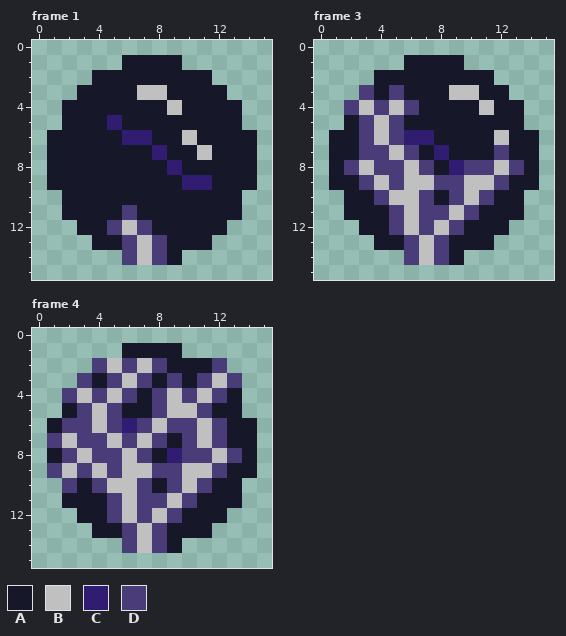
A pixel-art file gets an edit: Sprites/Weapons_Spells/Lightning.aseprite. The first picture shows the starting point.
16x16 pixels, 5 frames. Shown: frame 1, frame 3, frame 4. The commit also changed other frames, which this record leaves out.
Palette (. is transparent): A #161729  B #c0c0c0  C #301c71  D #4a3c79
Pixels before, frame 1, first column x 1:
 1 .....AAAA.....
 2 ...AAAAAAAA...
 3 ..AAAABBAAAA..
 4 .AAAAAAABAAAA.
 5 .AAACAAAAAAAA.
 6 AAAAACCAABAAAA
 7 AAAAAAACAABAAA
 8 AAAAAAAACAAAAA
 9 AAAAAAAAACCAAA
10 .AAAAAAAAAAAA.
11 .AAAADAAAAAAA.
12 ..AADBDAAAAA..
13 ...AADBDAAA...
14 .....DBDA.....
Pixels before, frame 3, first column x 1:
 1 .....AAAA.....
 2 ...AAAAAAAA...
 3 ..DADAAABBAA..
 4 .DBDBDAAAABAA.
 5 .ADBDAAAAAAAA.
 6 AADBDCCAAAABAA
 7 AADDBDACAAADAA
 8 ADBDDBDACDDBDA
 9 AADBDBBDDBBDAA
10 .AADBBDADBDAA.
11 .AAADBDDBDAAA.
12 ..AADBDBDAAA..
13 ...AADBDAAA...
14 .....DBDA.....
Pixels before, frame 4, first column x 1:
 1 .....AAAA.....
 2 ...DBDBDAAAD..
 3 ..DADBDADADBD.
 4 .DBDBDADBDBDA.
 5 .ADBDAADBBDAA.
 6 ADDBDCDBDDBDAA
 7 DBDDBDBDADBDAA
 8 ADBDDBDACDDBDA
 9 DBDBDBBDDBBDAA
10 .DADBBDADBDAA.
11 .AAADBDDBDAAA.
12 ..AADBDBDAAA..
13 ...AADBDAAA...
14 .....DBDA.....
The result:
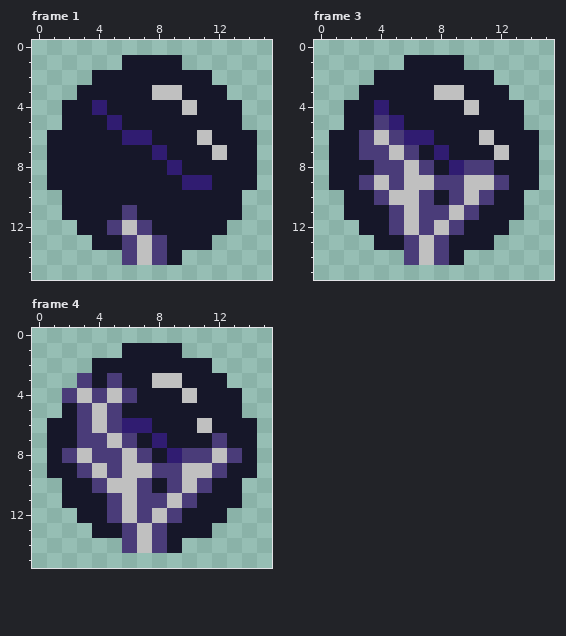
Changes in this commit:
layer "Orb" added
Frame 1, layer "Layer 1":
y 3: x 7 B -> A; x 9 A -> B
y 4: x 4 A -> C; x 9..10 BA -> AB
y 6: x 10..11 BA -> AB
y 7: x 11..12 BA -> AB
Frame 3, layer "Layer 1":
y 3: x 3 D -> A; x 5 D -> A; x 8 A -> B; x 10 B -> A
y 4: x 2..6 DBDBD -> AACAA; x 10..11 AB -> BA
y 5: x 3..5 DBD -> ADC
y 6: x 11..12 AB -> BA
y 7: x 12 D -> B
y 8: x 2..3 DB -> AA; x 12..13 BD -> AA
Frame 4, layer "Layer 1":
y 2: x 4..8 DBDBD -> AAAAA; x 12 D -> .
y 3: x 6..9 BDAD -> AABB; x 11..13 DBD -> AA.
y 4: x 8..12 DBDBD -> AABAA
y 5: x 8..11 DBBD -> AAAA
y 6: x 2 D -> A; x 7..10 DBDD -> CAAA; x 12 D -> A
y 7: x 1..2 DB -> AA; x 7..8 BD -> AC; x 10..11 DB -> AA
y 9: x 1..2 DB -> AA
y 10: x 2 D -> A
Where, in picture pixels (left, top, right, bottom), the same in both pictures:
changed: (92, 85, 227, 160)
changed: (344, 85, 524, 175)
changed: (92, 358, 242, 448)
changed: (47, 418, 77, 493)
